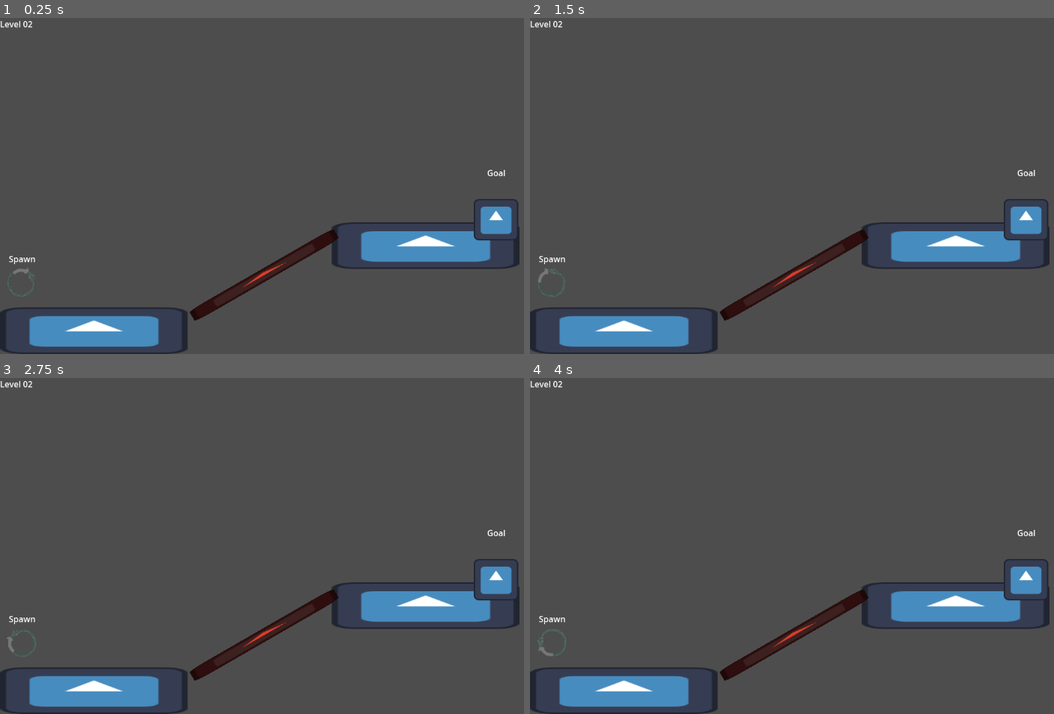
Above: before the commit, frames 1-4 (two rows, left to right).
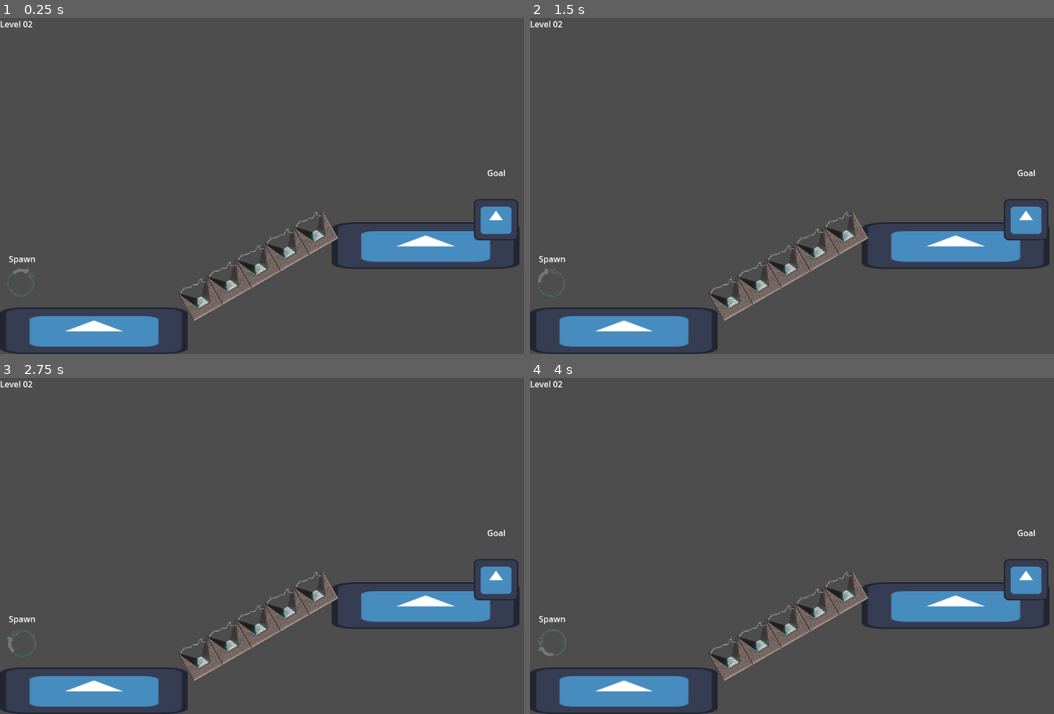
Above: after the commit, the same moments.

Repository: MrDreamhost/gmtk-jam-2025
Game: Godot game, scene res://level/level_02/level_02.tscn
Two runs of this game, one before a commit and one after it. Both use one fixed random seed, a clock stepped at 60 frames per second and the inputs below. This scene is started directly instead of the project's main scene. The engine's default icon, where the game draws it, is replaced by a stand-in: a white triangle on a blue panel in a dark square.
Inputs:
- Up to frame 1 (0.25 s): no input
- Up to frame 2 (1.5 s): tap Enter at 0.5 s; hold D (player_right) from 0.53 s (still down); tap Shift (set_spawn_point) at 0.6, 1.35 s; tap Space (player_jump) at 0.77 s; tap R (reset_level) at 1.25 s
- Up to frame 3 (2.75 s): tap Space (player_jump) at 1.52 s; release D (player_right) at 2.03 s; hold A (player_left) from 2.03 s (still down); tap Shift (set_spawn_point) at 2.1 s
- Up to frame 4 (4 s): tap R (reset_level) at 2.75, 3.5 s; release A (player_left) at 2.78 s; hold D (player_right) from 2.78 s (still down); tap Shift (set_spawn_point) at 2.85, 3.6 s; tap Space (player_jump) at 3.02, 3.77 s

The runs differ from the first frame. In frame 1, 2.2% of the frame differs, in the area x 33-65%, y 57-91%; in frame 2, 2.2%; in frame 3, 2.2%; in frame 4, 2.2%.

Commit message:
add death_spike.tscn texture and adjust size

Diff:
--- a/level/level_02/level_02.tscn
+++ b/level/level_02/level_02.tscn
@@ -44,10 +44,23 @@
 scale = Vector2(2.8164, 0.703125)
 texture = ExtResource("2_xmyjc")
 
-[node name="DeathSpike" parent="." instance=ExtResource("3_3muha")]
-position = Vector2(514, 506)
+[node name="DeathSpikesPlatform1" type="Node2D" parent="."]
+position = Vector2(512, 506)
 rotation = -0.523599
-scale = Vector2(5, 1)
+
+[node name="DeathSpike1" parent="DeathSpikesPlatform1" instance=ExtResource("3_3muha")]
+position = Vector2(-128, 0)
+
+[node name="DeathSpike2" parent="DeathSpikesPlatform1" instance=ExtResource("3_3muha")]
+position = Vector2(-64, 0)
+
+[node name="DeathSpike3" parent="DeathSpikesPlatform1" instance=ExtResource("3_3muha")]
+
+[node name="DeathSpike4" parent="DeathSpikesPlatform1" instance=ExtResource("3_3muha")]
+position = Vector2(64, 0)
+
+[node name="DeathSpike5" parent="DeathSpikesPlatform1" instance=ExtResource("3_3muha")]
+position = Vector2(128, 0)
 
 [node name="SpawnPoint" parent="." instance=ExtResource("4_j65wl")]
 position = Vector2(42, 540)
--- a/level/level_03/level_03.tscn
+++ b/level/level_03/level_03.tscn
@@ -143,14 +143,11 @@
 [node name="DeathSpike" parent="Label" instance=ExtResource("3_si3cn")]
 position = Vector2(593, 425)
 
-[node name="DeathSpike2" parent="Label" instance=ExtResource("3_si3cn")]
-position = Vector2(541, 519)
-
 [node name="DeathSpike4" parent="Label" instance=ExtResource("3_si3cn")]
-position = Vector2(477, 519)
+position = Vector2(491, 520)
 
 [node name="DeathSpike5" parent="Label" instance=ExtResource("3_si3cn")]
-position = Vector2(426, 517)
+position = Vector2(426, 520)
 
 [node name="DeathSpike3" parent="Label" instance=ExtResource("3_si3cn")]
 position = Vector2(575, 460)
--- a/level/obstacles/death_spike.tscn
+++ b/level/obstacles/death_spike.tscn
@@ -1,26 +1,57 @@
-[gd_scene load_steps=6 format=3 uid="uid://cu6420ipi24uy"]
+[gd_scene load_steps=12 format=3 uid="uid://cu6420ipi24uy"]
 
 [ext_resource type="Script" uid="uid://bjdnjwdrk0vh7" path="res://level/obstacles/death_spike.gd" id="1_p3dmo"]
-[ext_resource type="Texture2D" uid="uid://bjwnao17x8v8x" path="res://assets/sprites/icon.svg" id="2_k7187"]
+[ext_resource type="Texture2D" uid="uid://d4eh586kj6nue" path="res://assets/sprites/spike_tile/0001.png" id="2_fhkvb"]
 [ext_resource type="Script" uid="uid://do6m25n206ajf" path="res://common/hitbox/hitbox.gd" id="3_60w2k"]
+[ext_resource type="Texture2D" uid="uid://dcgo0juhyff1g" path="res://assets/sprites/spike_tile/0002.png" id="3_ekqb4"]
+[ext_resource type="Texture2D" uid="uid://cqjftvs2pnw7o" path="res://assets/sprites/spike_tile/0003.png" id="4_lix8a"]
+[ext_resource type="Texture2D" uid="uid://clcqfw5cdyrdl" path="res://assets/sprites/spike_tile/0004.png" id="5_tx6j7"]
+[ext_resource type="Texture2D" uid="uid://bn8i4y0imlces" path="res://assets/sprites/spike_tile/0005.png" id="6_egy1w"]
+[ext_resource type="Texture2D" uid="uid://bv2ikbxkpwtew" path="res://assets/sprites/spike_tile/0006.png" id="7_4sock"]
+
+[sub_resource type="SpriteFrames" id="SpriteFrames_ppbkn"]
+animations = [{
+"frames": [{
+"duration": 1.0,
+"texture": ExtResource("2_fhkvb")
+}, {
+"duration": 1.0,
+"texture": ExtResource("3_ekqb4")
+}, {
+"duration": 1.0,
+"texture": ExtResource("4_lix8a")
+}, {
+"duration": 1.0,
+"texture": ExtResource("5_tx6j7")
+}, {
+"duration": 1.0,
+"texture": ExtResource("6_egy1w")
+}, {
+"duration": 1.0,
+"texture": ExtResource("7_4sock")
+}],
+"loop": true,
+"name": &"default",
+"speed": 24.0
+}]
 
 [sub_resource type="RectangleShape2D" id="RectangleShape2D_md73i"]
-size = Vector2(64, 24)
+size = Vector2(64, 44)
 
 [sub_resource type="RectangleShape2D" id="RectangleShape2D_42aao"]
-size = Vector2(64, 24)
+size = Vector2(64, 60)
 
 [node name="DeathSpike" type="Area2D"]
 script = ExtResource("1_p3dmo")
 
-[node name="Sprite2D" type="Sprite2D" parent="."]
-self_modulate = Color(0.85, 0.238, 0.17, 1)
-position = Vector2(0, -12)
-scale = Vector2(0.5, 0.1875)
-texture = ExtResource("2_k7187")
+[node name="AnimatedSprite2D" type="AnimatedSprite2D" parent="."]
+position = Vector2(8.52346e-06, -82)
+scale = Vector2(0.640625, 0.640625)
+sprite_frames = SubResource("SpriteFrames_ppbkn")
+frame_progress = 0.24173
 
 [node name="CollisionShape2D" type="CollisionShape2D" parent="."]
-position = Vector2(0, -12)
+position = Vector2(0, -22)
 shape = SubResource("RectangleShape2D_md73i")
 
 [node name="HitBox" type="Area2D" parent="."]
@@ -31,5 +62,6 @@
 metadata/_custom_type_script = "uid://do6m25n206ajf"
 
 [node name="CollisionShape2D" type="CollisionShape2D" parent="HitBox"]
-position = Vector2(0, -12)
+position = Vector2(0, -30)
 shape = SubResource("RectangleShape2D_42aao")
+debug_color = Color(0.7, 0.0202499, 0, 0.42)
